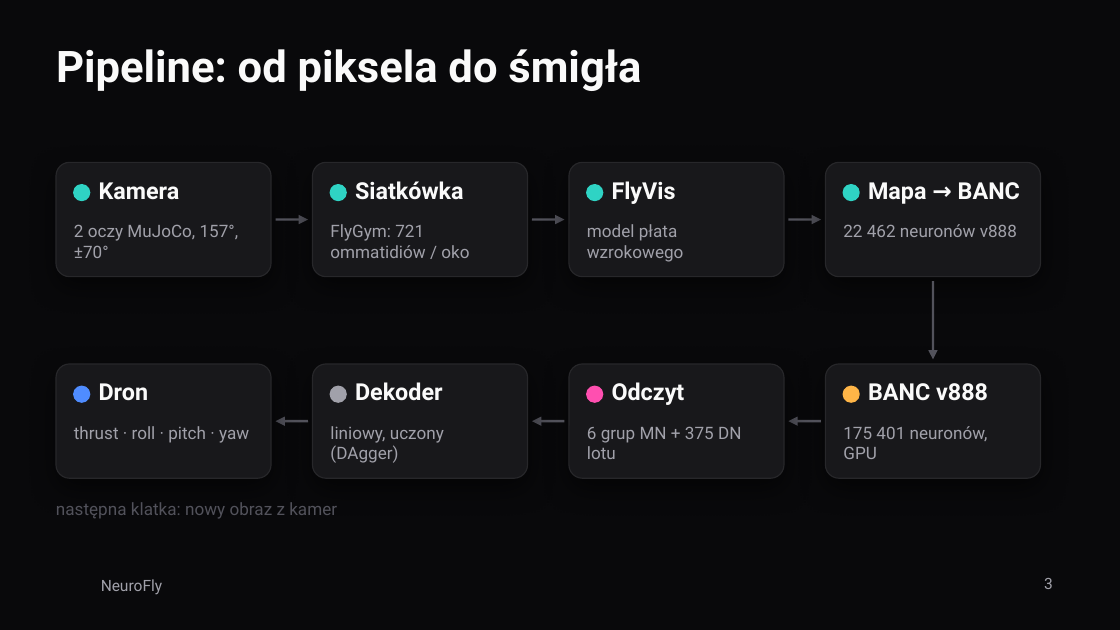
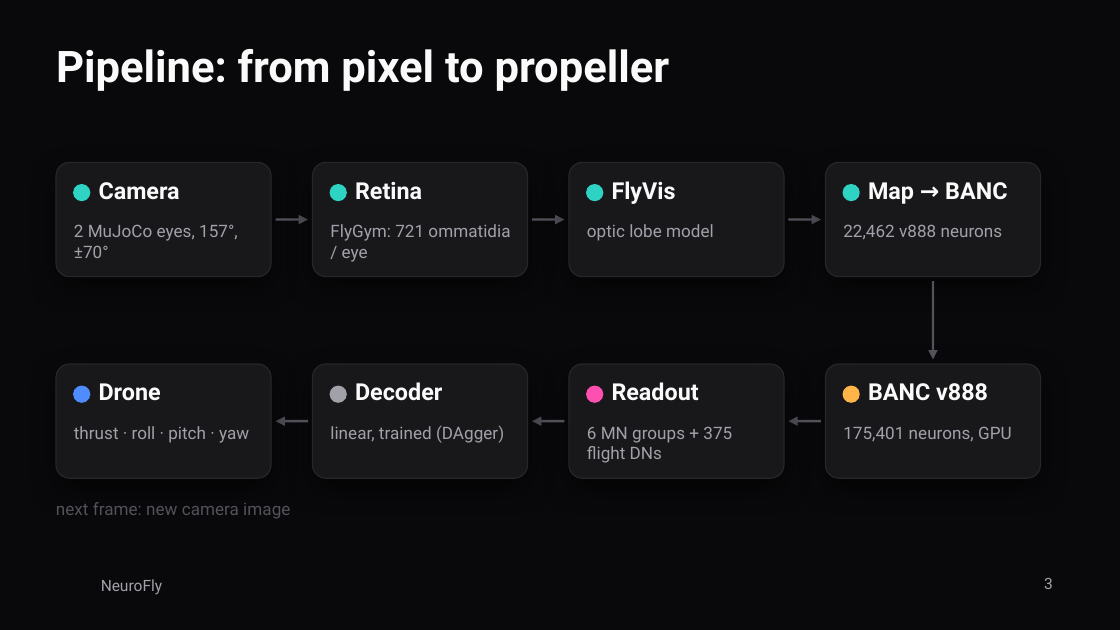
Before and after one commit to FalconDevX/neurofly, a slide deck: slide 3 of docs/prezentacja/NeuroFly.pptx. Drawn at 1120x630 pixels with LibreOffice and Linux fonts; fonts in the diff are those of the drawing; background and template pictures are left out. Boxes give left, top, right and bottom in pixels: in the first picture for what was removed or moved away, otherwise in the second. Text is boxed around its words. In the diff, an @@ line names an element or a change of style, - is before the commit and + after.

```diff
--- a/docs/prezentacja/NeuroFly.pptx
+++ b/docs/prezentacja/NeuroFly.pptx
@@ title at bbox=[56, 49, 670, 91]: text changed @@
-Pipeline: od piksela do śmigła
+Pipeline: from pixel to propeller
@@ text at bbox=[99, 182, 180, 200]: text changed @@
-Kamera
+Camera
@@ text at bbox=[355, 182, 422, 200]: text changed @@
-Siatkówka
+Retina
@@ text at bbox=[868, 182, 1007, 204]: text changed @@
-Mapa → BANC
+Map → BANC
@@ text at bbox=[74, 224, 238, 258]: text changed @@
-2 oczy MuJoCo, 157°, ±70°
+2 MuJoCo eyes, 157°, ±70°
@@ text at bbox=[330, 224, 510, 262]: text changed @@
-FlyGym: 721 ommatidiów / oko
+FlyGym: 721 ommatidia / eye
@@ text at bbox=[587, 224, 714, 241]: text changed @@
-model płata wzrokowego
+optic lobe model
@@ text at bbox=[843, 224, 1003, 239]: text changed @@
-22 462 neuronów v888
+22,462 v888 neurons
@@ text at bbox=[99, 383, 161, 401]: text changed @@
-Dron
+Drone
@@ text at bbox=[355, 382, 442, 401]: text changed @@
-Dekoder
+Decoder
@@ text at bbox=[612, 382, 699, 401]: text changed @@
-Odczyt
+Readout
@@ text at bbox=[330, 426, 504, 443]: text changed @@
-liniowy, uczony (DAgger)
+linear, trained (DAgger)
@@ text at bbox=[587, 427, 732, 463]: text changed @@
-6 grup MN + 375 DN lotu
+6 MN groups + 375 flight DNs
@@ text at bbox=[843, 426, 1012, 441]: text changed @@
-175 401 neuronów, GPU
+175,401 neurons, GPU
@@ text at bbox=[56, 502, 290, 519]: text changed @@
-następna klatka: nowy obraz z kamer
+next frame: new camera image
```
Also in this commit, not shown: 11 other slides changed, 3 slides added, 3 slides removed, 4 other files.
